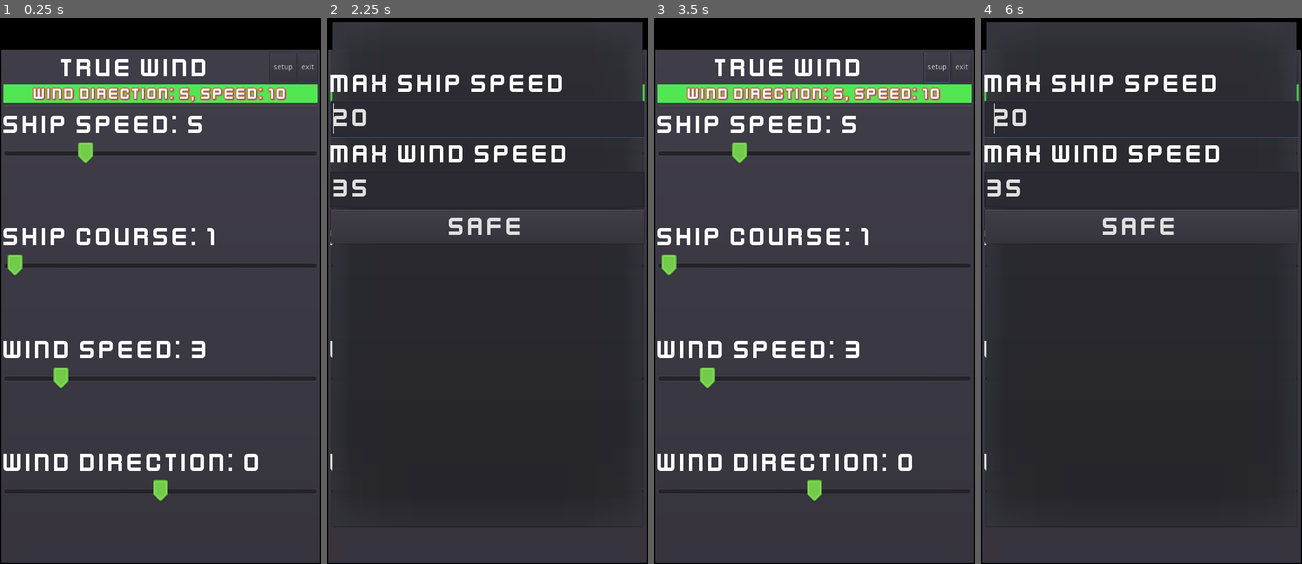
Above: before the commit, frames 1-4 (left to right).
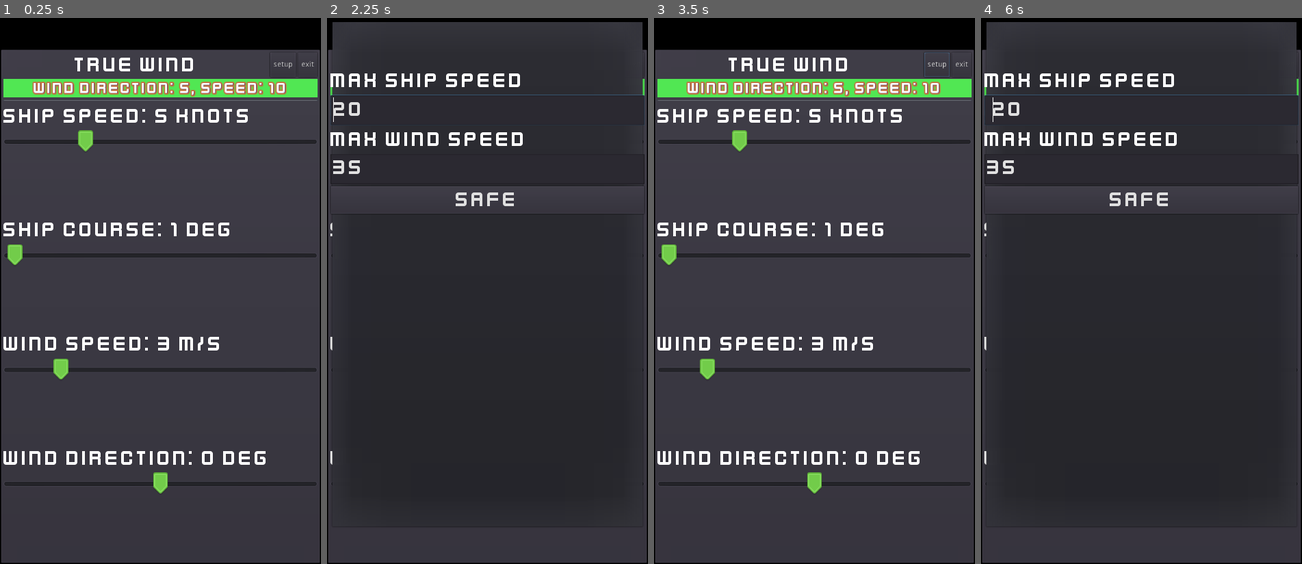
Above: after the commit, the same moments.

Repository: Zolibot/TrueWind
Game: Godot game, scene res://main.tscn
Two runs of this game, one before a commit and one after it. Both use one fixed random seed, a clock stepped at 60 frames per second and the inputs below.
Inputs:
- Up to frame 1 (0.25 s): no input
- Up to frame 2 (2.25 s): click "setup" at 0.5 s; click "safe" at 1.25 s; click "setup" at 2 s
- Up to frame 3 (3.5 s): click "safe" at 2.75 s
- Up to frame 4 (6 s): click "setup" at 3.5 s; click "safe" at 4.25 s; tap Enter at 5 s; tap Space at 5.75 s

The runs differ from the first frame. In frame 1, 14% of the frame differs, in the area x 1-99%, y 7-89%; in frame 2, 4.8%; in frame 3, 14%; in frame 4, 4.9%.

Commit message:
Add tooltip

Diff:
--- a/assets/main.tres
+++ b/assets/main.tres
@@ -3,5 +3,5 @@
 [ext_resource path="res://assets/kenvector_future_thin.ttf" type="DynamicFontData" id=1]
 
 [resource]
-size = 50
+size = 42
 font_data = ExtResource( 1 )
--- a/main.gd
+++ b/main.gd
@@ -52,7 +52,7 @@
 func _on_HSliderWindSpeed_value_changed(value):
 	wind_speed = value
 	$MarginContainer/VBoxContainer/WindSpeed/Label.set_text(
-		"Wind speed: {}".format([value], "{}")
+		"Wind speed: {} m/s".format([value], "{}")
 	)
 	go()
 
@@ -60,7 +60,7 @@
 func _on_HSliderWindDirection_value_changed(value):
 	wind_direction = value
 	$MarginContainer/VBoxContainer/WindDirection/Label.set_text(
-		"Wind direction: {}".format([value], "{}")
+		"Wind direction: {} deg".format([value], "{}")
 	)
 	go()
 
@@ -71,7 +71,7 @@
 func _on_HSliderShipSpeed_value_changed(value):
 	ship_speed = value
 	$"MarginContainer/VBoxContainer/ShipSpeed/Label".set_text(
-		"Ship speed: {}".format([value], "{}")
+		"Ship speed: {} knots".format([value], "{}")
 	)
 	go()
 
@@ -79,7 +79,7 @@
 func _on_HSliderShipCourse_value_changed(value):
 	ship_course = value
 	$MarginContainer/VBoxContainer/ShipCourse/Label.set_text(
-		"Ship course: {}".format([value], "{}")
+		"Ship course: {} deg".format([value], "{}")
 	)
 	go()
 
--- a/main.tscn
+++ b/main.tscn
@@ -32,10 +32,8 @@
 anchor_right = 1.0
 anchor_bottom = 1.0
 margin_top = 60.0
-size_flags_vertical = 3
-__meta__ = {
-"_edit_use_anchors_": false
-}
+mouse_filter = 1
+size_flags_vertical = 3
 
 [node name="VBoxContainer" type="VBoxContainer" parent="MarginContainer"]
 margin_left = 7.0
@@ -48,14 +46,14 @@
 
 [node name="HBoxContainer" type="HBoxContainer" parent="MarginContainer/VBoxContainer"]
 margin_right = 586.0
-margin_bottom = 57.0
+margin_bottom = 48.0
 grow_horizontal = 2
 size_flags_horizontal = 3
 alignment = 1
 
 [node name="Label2" type="Label" parent="MarginContainer/VBoxContainer/HBoxContainer"]
 margin_right = 494.0
-margin_bottom = 57.0
+margin_bottom = 48.0
 size_flags_horizontal = 3
 custom_fonts/font = ExtResource( 1 )
 text = "True wind"
@@ -64,45 +62,48 @@
 [node name="Button" type="Button" parent="MarginContainer/VBoxContainer/HBoxContainer"]
 margin_left = 498.0
 margin_right = 546.0
-margin_bottom = 57.0
+margin_bottom = 48.0
 text = "setup"
 
 [node name="Button2" type="Button" parent="MarginContainer/VBoxContainer/HBoxContainer"]
 margin_left = 550.0
 margin_right = 586.0
-margin_bottom = 57.0
+margin_bottom = 48.0
 text = "exit"
 
 [node name="TrueWind" type="Label" parent="MarginContainer/VBoxContainer"]
-margin_top = 61.0
-margin_right = 586.0
-margin_bottom = 97.0
+margin_top = 52.0
+margin_right = 586.0
+margin_bottom = 88.0
 theme = SubResource( 3 )
 custom_fonts/font = SubResource( 1 )
 text = "Wind Direction: 5, speed: 10"
 align = 1
 
 [node name="HSeparator" type="HSeparator" parent="MarginContainer/VBoxContainer"]
-margin_top = 101.0
-margin_right = 586.0
-margin_bottom = 105.0
+margin_top = 92.0
+margin_right = 586.0
+margin_bottom = 96.0
 
 [node name="ShipSpeed" type="VBoxContainer" parent="MarginContainer/VBoxContainer"]
-margin_top = 109.0
-margin_right = 586.0
-margin_bottom = 315.0
+margin_top = 100.0
+margin_right = 586.0
+margin_bottom = 308.0
 size_flags_vertical = 3
 
 [node name="Label" type="Label" parent="MarginContainer/VBoxContainer/ShipSpeed"]
 margin_right = 586.0
-margin_bottom = 57.0
-custom_fonts/font = ExtResource( 1 )
-text = "Ship speed: 5"
+margin_bottom = 48.0
+hint_tooltip = "Vessel speed in knots 1 knots = 1,852 km/h"
+mouse_filter = 0
+mouse_default_cursor_shape = 16
+custom_fonts/font = ExtResource( 1 )
+text = "Ship speed: 5 knots"
 
 [node name="HSliderShipSpeed" type="HSlider" parent="MarginContainer/VBoxContainer/ShipSpeed"]
-margin_top = 61.0
-margin_right = 586.0
-margin_bottom = 103.0
+margin_top = 52.0
+margin_right = 586.0
+margin_bottom = 94.0
 custom_icons/tick = ExtResource( 3 )
 custom_icons/grabber_disabled = ExtResource( 3 )
 custom_icons/grabber_highlight = ExtResource( 3 )
@@ -112,21 +113,24 @@
 value = 5.0
 
 [node name="ShipCourse" type="VBoxContainer" parent="MarginContainer/VBoxContainer"]
-margin_top = 319.0
-margin_right = 586.0
-margin_bottom = 525.0
+margin_top = 312.0
+margin_right = 586.0
+margin_bottom = 521.0
 size_flags_vertical = 3
 
 [node name="Label" type="Label" parent="MarginContainer/VBoxContainer/ShipCourse"]
 margin_right = 586.0
-margin_bottom = 57.0
-custom_fonts/font = ExtResource( 1 )
-text = "Ship course: 1"
+margin_bottom = 48.0
+hint_tooltip = "Ship's course in degrees"
+mouse_filter = 0
+mouse_default_cursor_shape = 16
+custom_fonts/font = ExtResource( 1 )
+text = "Ship course: 1 deg"
 
 [node name="HSliderShipCourse" type="HSlider" parent="MarginContainer/VBoxContainer/ShipCourse"]
-margin_top = 61.0
-margin_right = 586.0
-margin_bottom = 103.0
+margin_top = 52.0
+margin_right = 586.0
+margin_bottom = 94.0
 custom_icons/tick = ExtResource( 3 )
 custom_icons/grabber_disabled = ExtResource( 3 )
 custom_icons/grabber_highlight = ExtResource( 3 )
@@ -135,21 +139,24 @@
 value = 5.0
 
 [node name="WindSpeed" type="VBoxContainer" parent="MarginContainer/VBoxContainer"]
-margin_top = 529.0
-margin_right = 586.0
-margin_bottom = 735.0
+margin_top = 525.0
+margin_right = 586.0
+margin_bottom = 733.0
 size_flags_vertical = 3
 
 [node name="Label" type="Label" parent="MarginContainer/VBoxContainer/WindSpeed"]
 margin_right = 586.0
-margin_bottom = 57.0
-custom_fonts/font = ExtResource( 1 )
-text = "Wind speed: 3"
+margin_bottom = 48.0
+hint_tooltip = "Wind speed in meters per second"
+mouse_filter = 0
+mouse_default_cursor_shape = 16
+custom_fonts/font = ExtResource( 1 )
+text = "Wind speed: 3 m/s"
 
 [node name="HSliderWindSpeed" type="HSlider" parent="MarginContainer/VBoxContainer/WindSpeed"]
-margin_top = 61.0
-margin_right = 586.0
-margin_bottom = 103.0
+margin_top = 52.0
+margin_right = 586.0
+margin_bottom = 94.0
 custom_icons/tick = ExtResource( 3 )
 custom_icons/grabber_disabled = ExtResource( 3 )
 custom_icons/grabber_highlight = ExtResource( 3 )
@@ -159,21 +166,28 @@
 value = 5.0
 
 [node name="WindDirection" type="VBoxContainer" parent="MarginContainer/VBoxContainer"]
-margin_top = 739.0
+margin_top = 737.0
 margin_right = 586.0
 margin_bottom = 946.0
 size_flags_vertical = 3
 
 [node name="Label" type="Label" parent="MarginContainer/VBoxContainer/WindDirection"]
 margin_right = 586.0
-margin_bottom = 57.0
-custom_fonts/font = ExtResource( 1 )
-text = "Wind direction: 0"
+margin_bottom = 48.0
+hint_tooltip = "Angle with respect to the diametrical
+plane of the left and right sides of
+the vessel, ranging from 0 to 180 degrees
+ and pointing towards the object, in this case,
+ the direction of the apparent wind."
+mouse_filter = 0
+mouse_default_cursor_shape = 16
+custom_fonts/font = ExtResource( 1 )
+text = "Wind direction: 0 deg"
 
 [node name="HSliderWindDirection" type="HSlider" parent="MarginContainer/VBoxContainer/WindDirection"]
-margin_top = 61.0
-margin_right = 586.0
-margin_bottom = 103.0
+margin_top = 52.0
+margin_right = 586.0
+margin_bottom = 94.0
 custom_icons/tick = ExtResource( 3 )
 custom_icons/grabber_disabled = ExtResource( 3 )
 custom_icons/grabber_highlight = ExtResource( 3 )
@@ -252,6 +266,7 @@
 [connection signal="pressed" from="MarginContainer/VBoxContainer/HBoxContainer/Button2" to="." method="_on_Button2_pressed"]
 [connection signal="value_changed" from="MarginContainer/VBoxContainer/ShipSpeed/HSliderShipSpeed" to="." method="_on_HSliderShipSpeed_value_changed"]
 [connection signal="value_changed" from="MarginContainer/VBoxContainer/ShipCourse/HSliderShipCourse" to="." method="_on_HSliderShipCourse_value_changed"]
+[connection signal="mouse_entered" from="MarginContainer/VBoxContainer/WindSpeed/Label" to="." method="_on_Label_mouse_entered"]
 [connection signal="value_changed" from="MarginContainer/VBoxContainer/WindSpeed/HSliderWindSpeed" to="." method="_on_HSliderWindSpeed_value_changed"]
 [connection signal="value_changed" from="MarginContainer/VBoxContainer/WindDirection/HSliderWindDirection" to="." method="_on_HSliderWindDirection_value_changed"]
 [connection signal="pressed" from="MarginContainer/PopupDialog/VBoxContainer/ButtonSafe" to="." method="_on_ButtonSafe_pressed"]
Binary file changed: docs/Preview.gif
